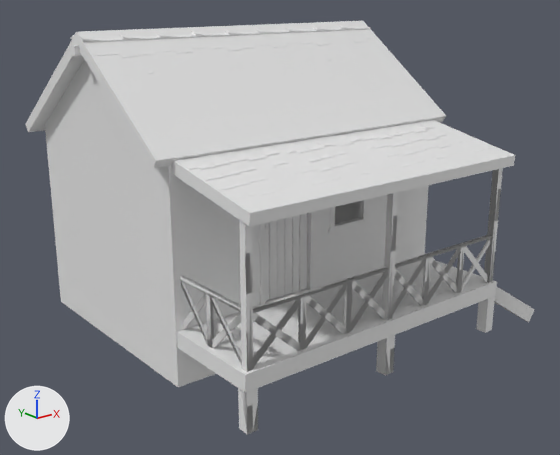
Two versions of the COLLADA model assets/cabin.dae, one commit apart.
The view is the same before and after, from a camera (50 mm lens) standing at (-8.44, -9.97, 4.75) and looking at (-0.36, 0.14, 0.71). Every picture has the same lights, and +X, +Y and +Z are marked at lower left. Where no turn or scale is listed for an object, it has been applied to the vertices. Vertices at the same position are counted once.

Script lines for the objects in view, before the commit:
```python
me_cube_004 = bpy.data.meshes.new('Cube.004')
me_cube_004.from_pydata(...)  # 9214 vertices, 12989 faces; spans x -3.04..3.85, y -3.61..2.6, z -2.87..2.33
me_cube_004.materials.append(mat_palette)  # its picture is missing
ob_cabin = bpy.data.objects.new('Cabin', me_cube_004)
ob_cabin.location = (-0.52, 0.76, 1.77)
```
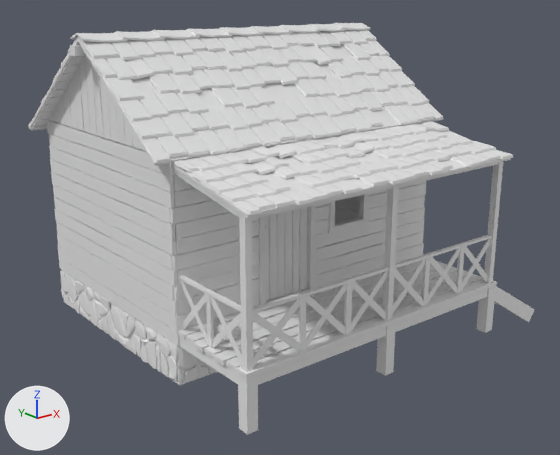
Where the newer file only moved an object's origin or applied its transform, the numbers keep the older frame.

Edits to the bpy script that builds the scene:
```text
Change me_cube_004:
    used by ob_cabin; location = (-0.52, 0.76, 1.77)
    remove me_cube_004.from_pydata(...)  # 9214 vertices, 12989 faces; spans x -3.04..3.85, y -3.61..2.6, z -2.87..2.33
    add me_cube_004.from_pydata(...)  # 8933 vertices, 12580 faces; spans x -3.04..3.85, y -3.6..2.57, z -2.87..2.31
    me_cube_004 part 1: 19 loose pieces with 213 vertices, spanning x -2.96..3.35, y -3.61..2.6, z -2.66..2.33, are deleted
    me_cube_004 part 2
    68 vertices are removed from x -2.64..3.85, y -3.44..-1.76, z -2.87..0.37
    285 faces are deleted
    14 vertices move within x -0.2..2.52, y -1.82..-1.73, z -1.61..0.2
    156 new faces join them
```

Changed parts and their boxes [x1, y1, x2, y2] in the pictures (560 x 455 px):
'Cabin', reshaped
    before: [25, 21, 535, 435]
    after: [28, 23, 535, 435]
part 1 of me_cube_004, deleted
    before: [25, 21, 515, 393]
part 2 of me_cube_004, cut back
    before: [183, 168, 535, 435]
    after: [265, 225, 424, 276]
